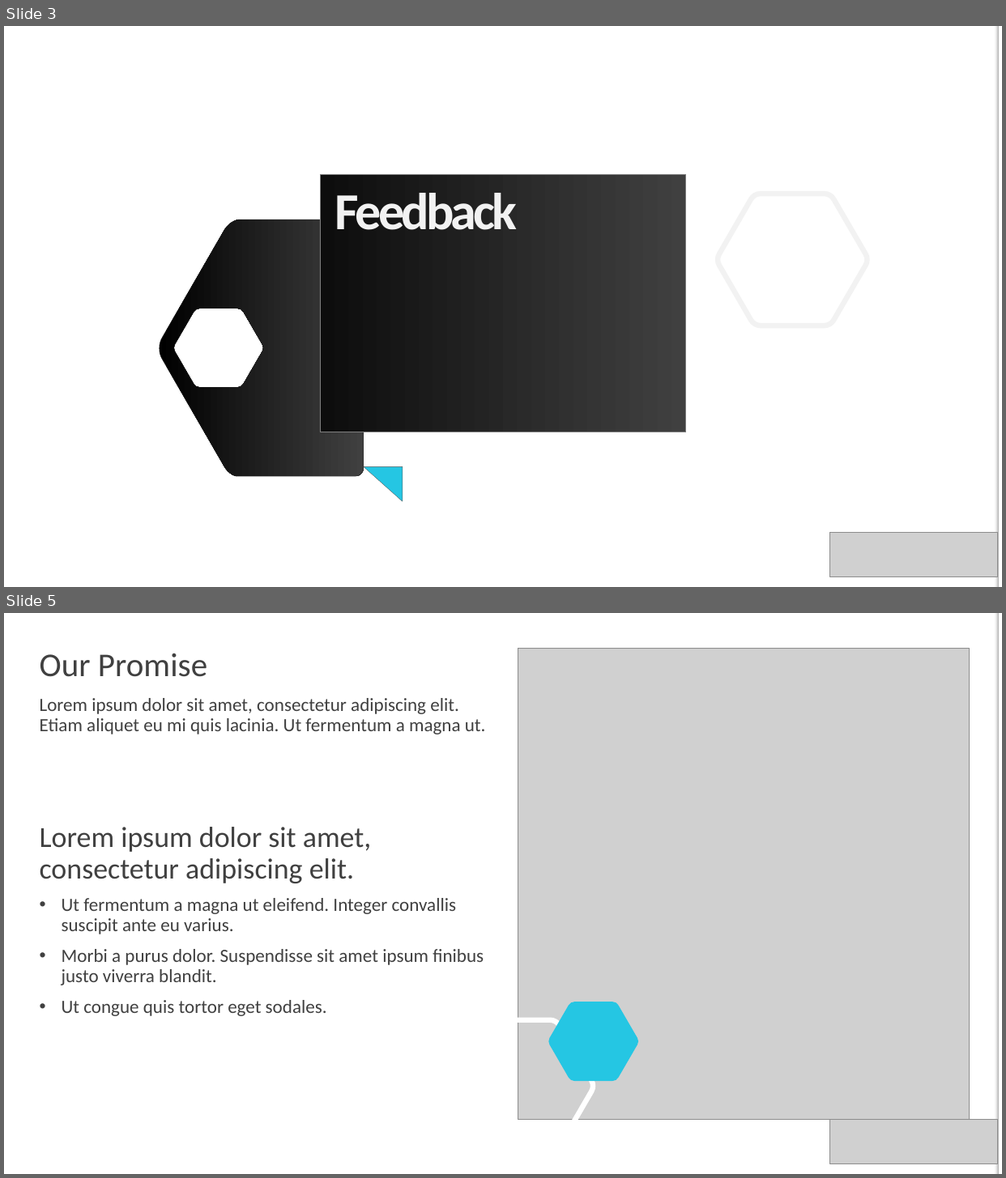
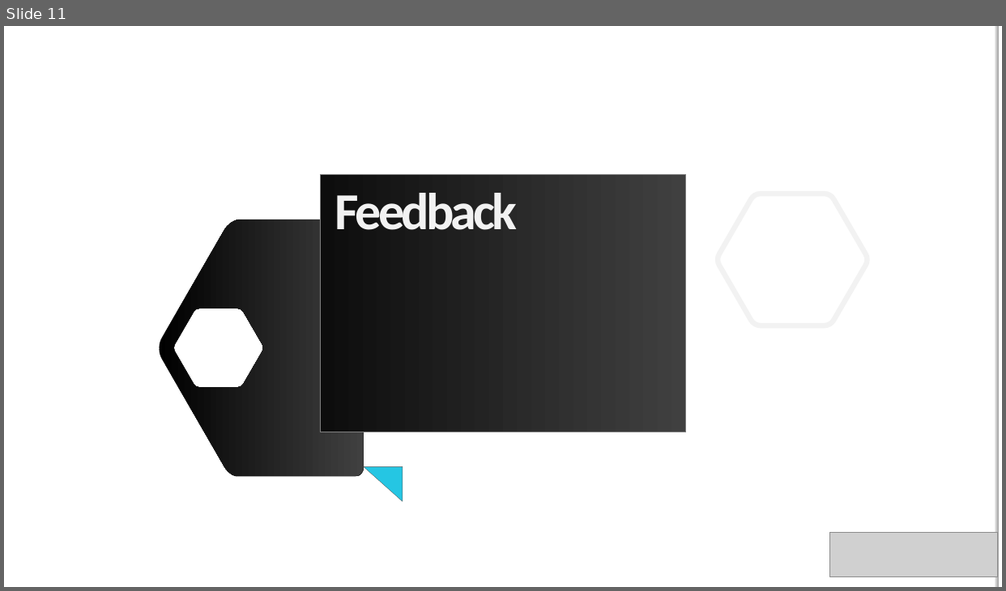
Before and after one commit to DynamicsValue/malaysia-bizappug-intro-to-fake-xrm-easy, a slide deck: Slides.pptx. Shown one above the other, each under a label of ours: slides 3 and 5 before the commit, slide 11 after it; the slides between them are not shown. The pictures are 1006x1178 and 1006x591 pixels, drawn with LibreOffice and Linux fonts; fonts in the diff are those of the drawing; grey boxes stand for pictures; background and template pictures are left out. Boxes give left, top, right and bottom in pixels: in the first picture for what was removed or moved away, otherwise in the second. Text is boxed around its words. In the diff, an @@ line names an element or a change of style, - is before the commit and + after.

```diff
--- a/Slides.pptx
+++ b/Slides.pptx
@@ slide 5 removed at bbox=[4, 613, 1002, 1174], background #FFFFFF; not listed: 2 template elements that a slide beside it also shows @@
@@ text removed at bbox=[40, 653, 207, 677] @@
-Our Promise
@@ picture removed at bbox=[518, 648, 970, 1120] @@
@@ text removed at bbox=[40, 698, 486, 735] @@
-Lorem ipsum dolor sit amet, consectetur adipiscing elit. Etiam aliquet eu mi quis lacinia. Ut fermentum a magna ut.
@@ text removed at bbox=[40, 827, 484, 1016] @@
-Lorem ipsum dolor sit amet, consectetur adipiscing elit.
-• Ut fermentum a magna ut eleifend. Integer convallis suscipit ante eu varius.
-• Morbi a purus dolor. Suspendisse sit amet ipsum finibus justo viverra blandit.
-• Ut congue quis tortor eget sodales.
@@ freeform shape removed at bbox=[444, 1020, 594, 1152] @@
@@ freeform shape removed at bbox=[548, 1003, 639, 1082] @@
@@ picture removed at bbox=[829, 1120, 997, 1165] @@
@@ what was slide 3 is now slide 11 @@
```
Also in this commit, not shown: 9 slides added, 6 other slides removed, 1 other file.
